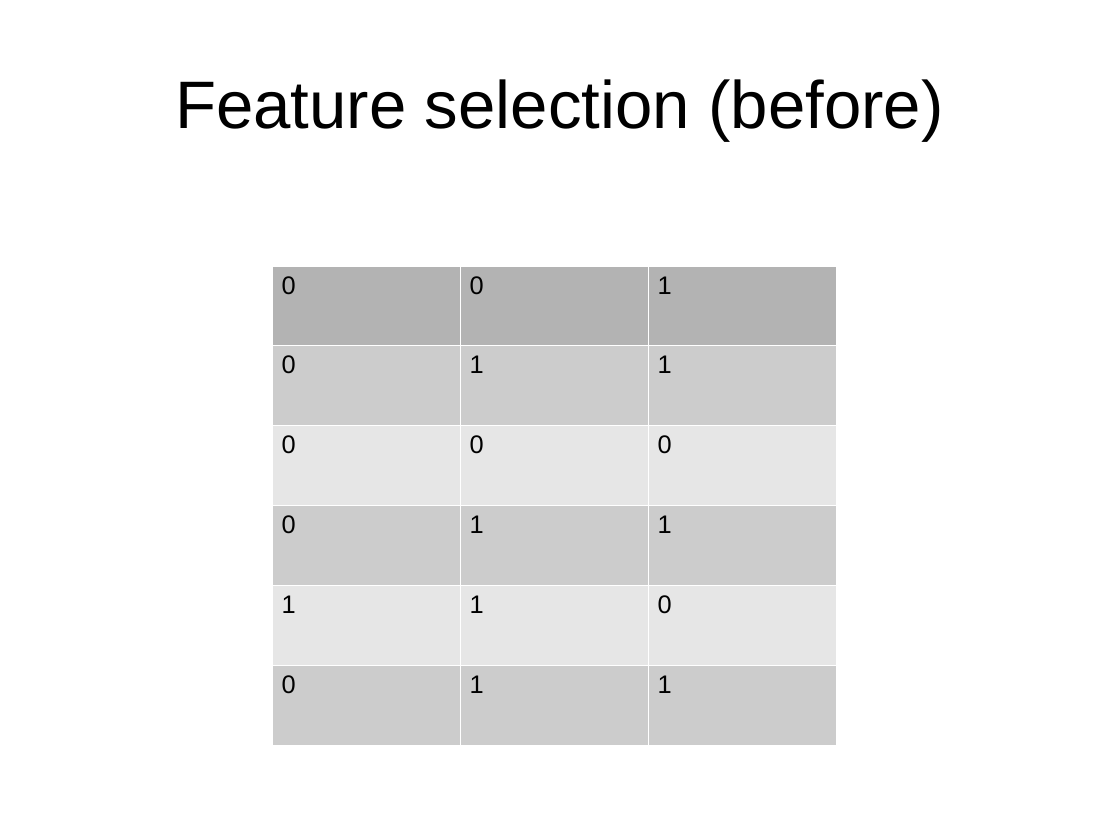
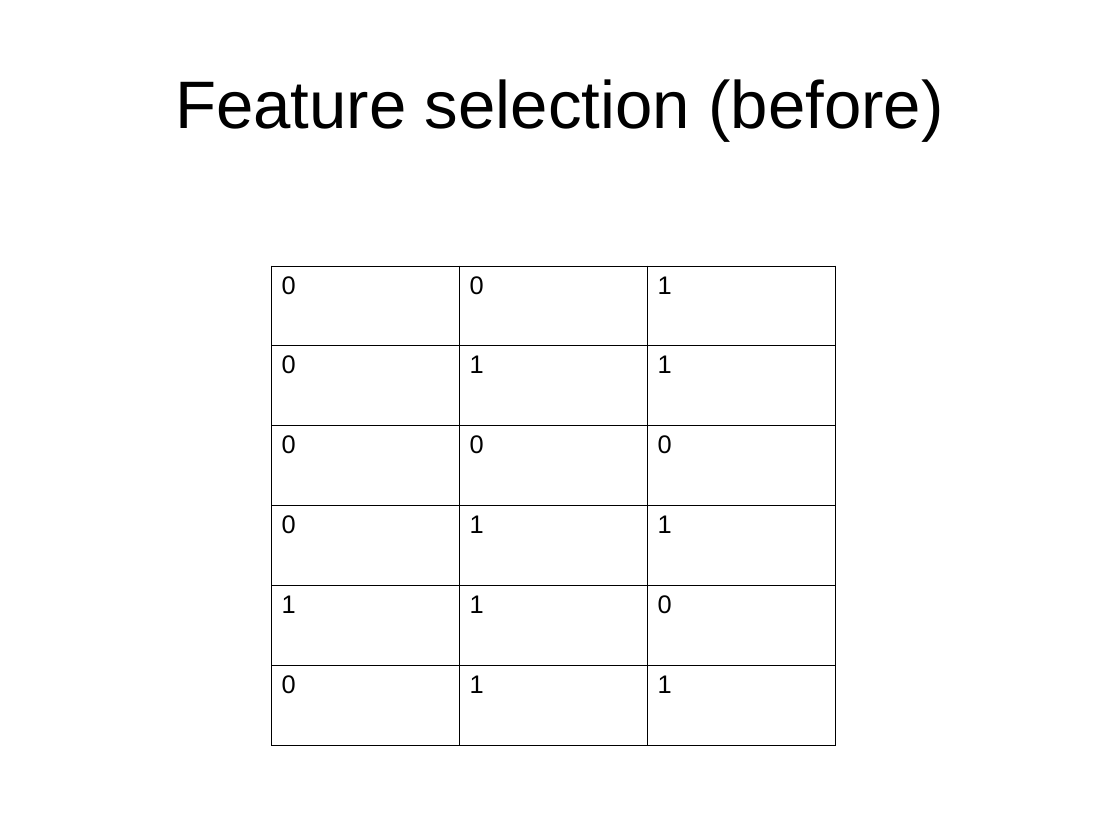
Before and after one commit to grpSputnik/Sputnik, a slide deck: slide 7 of Diapo_Video_Mini_Projet.odp. Drawn at 1120x840 pixels with LibreOffice and Linux fonts; fonts in the diff are those of the drawing; background and template pictures are left out. Boxes give left, top, right and bottom in pixels: in the first picture for what was removed or moved away, otherwise in the second. Text is boxed around its words. In the diff, an @@ line names an element or a change of style, - is before the commit and + after.

```diff
--- a/Diapo_Video_Mini_Projet.odp
+++ b/Diapo_Video_Mini_Projet.odp
@@ table at (x1=271, y1=266, x2=835, y2=746) @@
@@ fill #B3B3B3 to none in row 1 @@
@@ fill #CCCCCC to none in 9 cells @@
@@ fill #E6E6E6 to none in 6 cells @@
@@ borders changed @@
```
Also in this commit, not shown: 6 other slides changed, 3 slides added, 2 slides removed.
